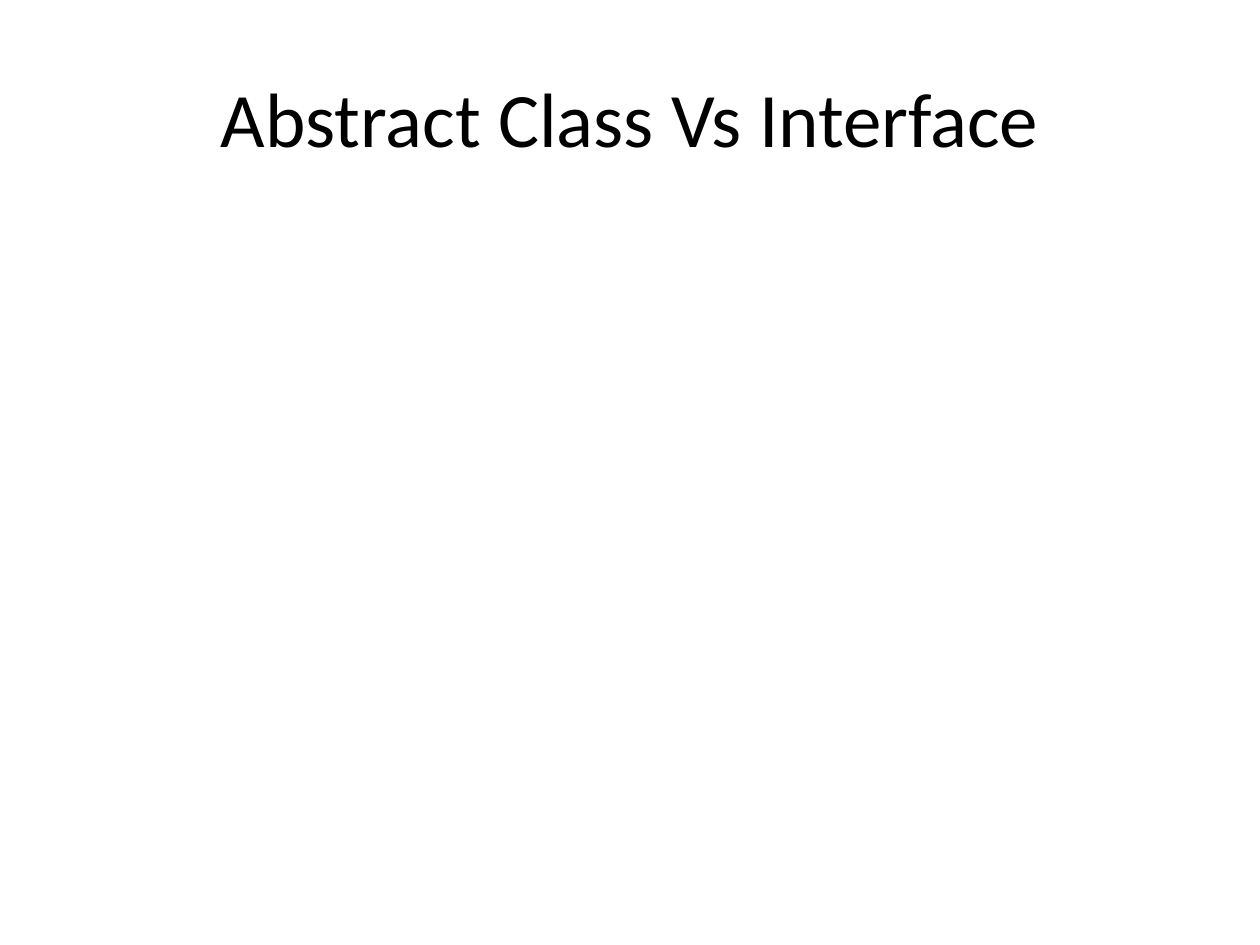
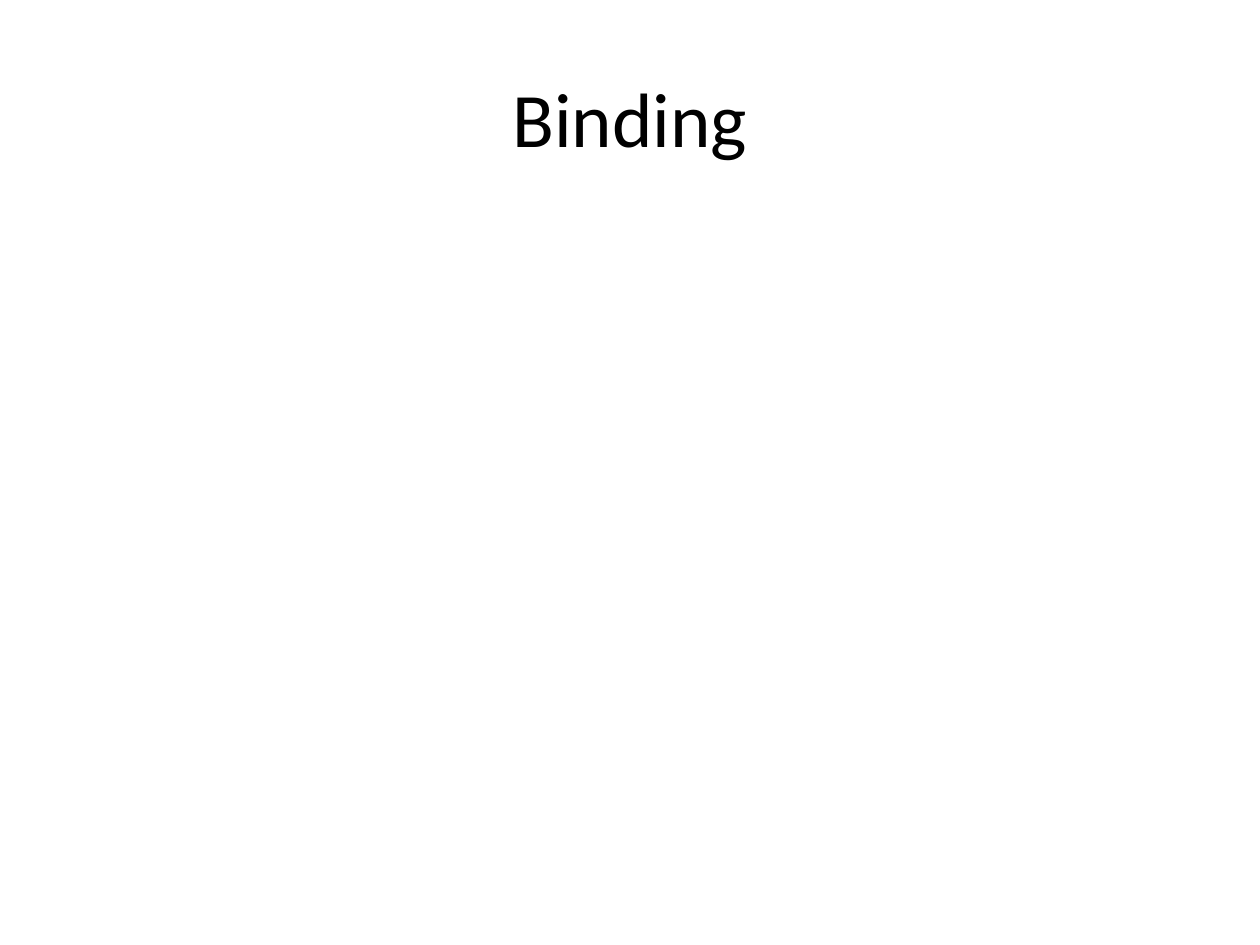
Before and after one commit to isurup/kalle-martin-group, a slide deck: slide 6 of OOPExam/02 Inheritance and Polymorphism.pptx. Drawn at 1260x945 pixels with LibreOffice and Linux fonts; fonts in the diff are those of the drawing. Boxes give left, top, right and bottom in pixels: in the first picture for what was removed or moved away, otherwise in the second. Text is boxed around its words. In the diff, an @@ line names an element or a change of style, - is before the commit and + after.

```diff
--- a/OOPExam/02 Inheritance and Polymorphism.pptx
+++ b/OOPExam/02 Inheritance and Polymorphism.pptx
@@ title at (512,93,747,161): text changed @@
-Abstract Class Vs Interface
+Binding
```
Also in this commit, not shown: 2 other slides changed, 3 slides added, 3 slides removed.
